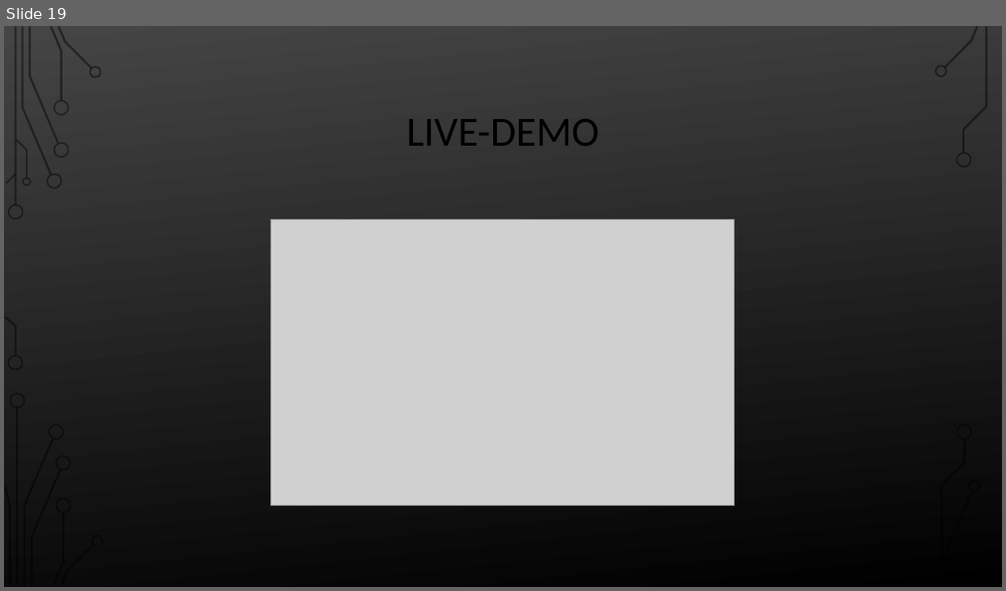
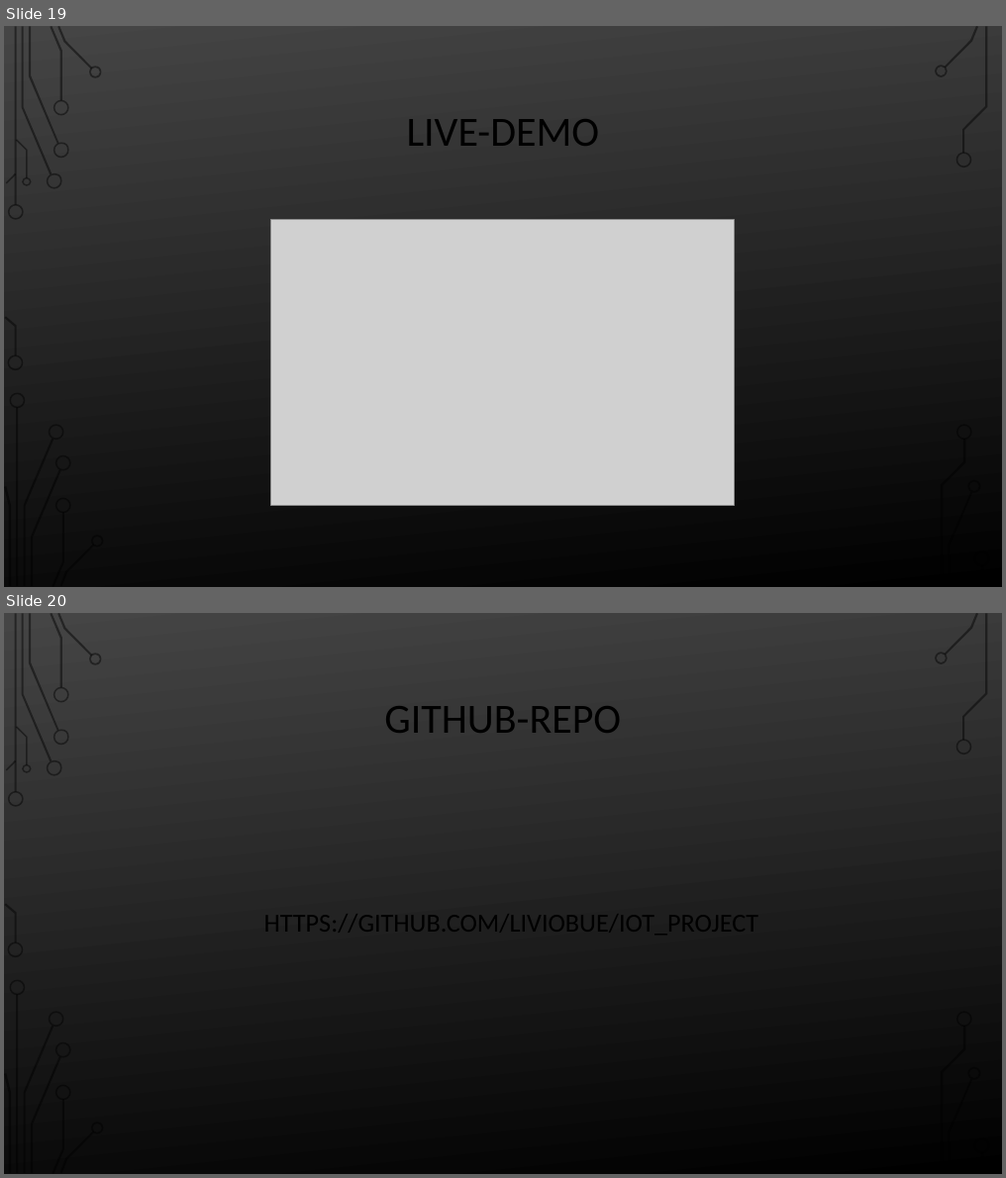
Before and after one commit to liviobue/iot_project, a slide deck: Presentation/Presentation.pptx. Shown one above the other, each under a label of ours: slide 19 before the commit, slides 19 and 20 after it. The pictures are 1006x591 and 1006x1178 pixels, drawn with LibreOffice and Linux fonts; fonts in the diff are those of the drawing; grey boxes stand for pictures; background and template pictures are left out. Boxes give left, top, right and bottom in pixels: in the first picture for what was removed or moved away, otherwise in the second. Text is boxed around its words. In the diff, an @@ line names an element or a change of style, - is before the commit and + after.

```diff
--- a/Presentation/Presentation.pptx
+++ b/Presentation/Presentation.pptx
@@ slide 20 added at box(4, 613, 1002, 1174), background picture (left out); not listed: 36 template elements that a slide beside it also shows @@
@@ rectangle added at box(4, 613, 1002, 1174), fill gradient #FFFFFF to #D9D9D9 @@
@@ title added at box(384, 706, 621, 733), 40 pt, text #000000 @@
+GITHUB-REPO
@@ text added at box(264, 908, 759, 940), 25 pt, text #000000 @@
+HTTPS://GITHUB.COM/LIVIOBUE/IOT_PROJECT
@@ group added at box(4, 613, 104, 1174): 24 freeform shapes, 2 rectangles @@
@@ group added at box(935, 613, 990, 1173): 9 freeform shapes, 1 rectangle @@
```
Also in this commit, not shown: 28 other files.
